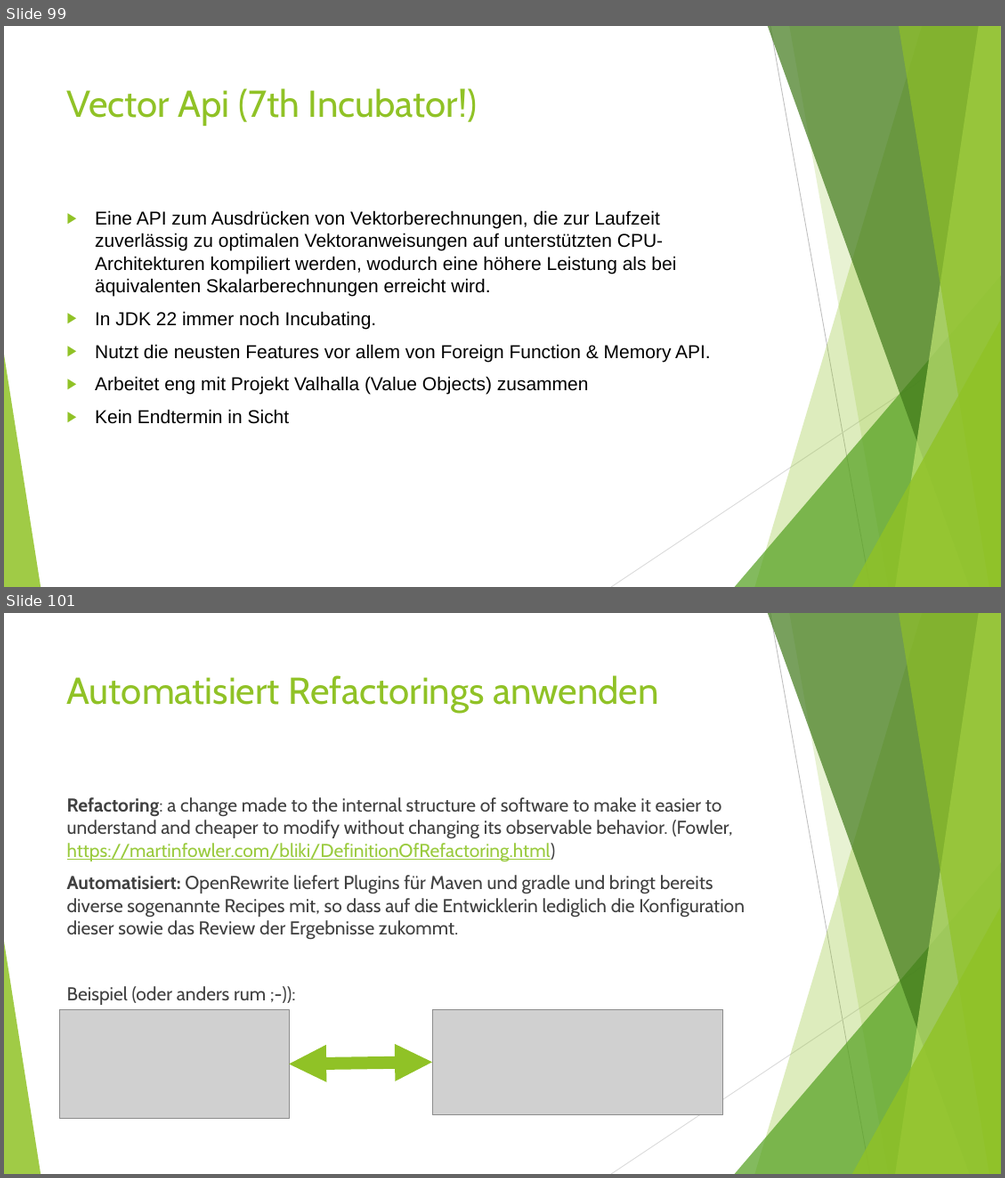
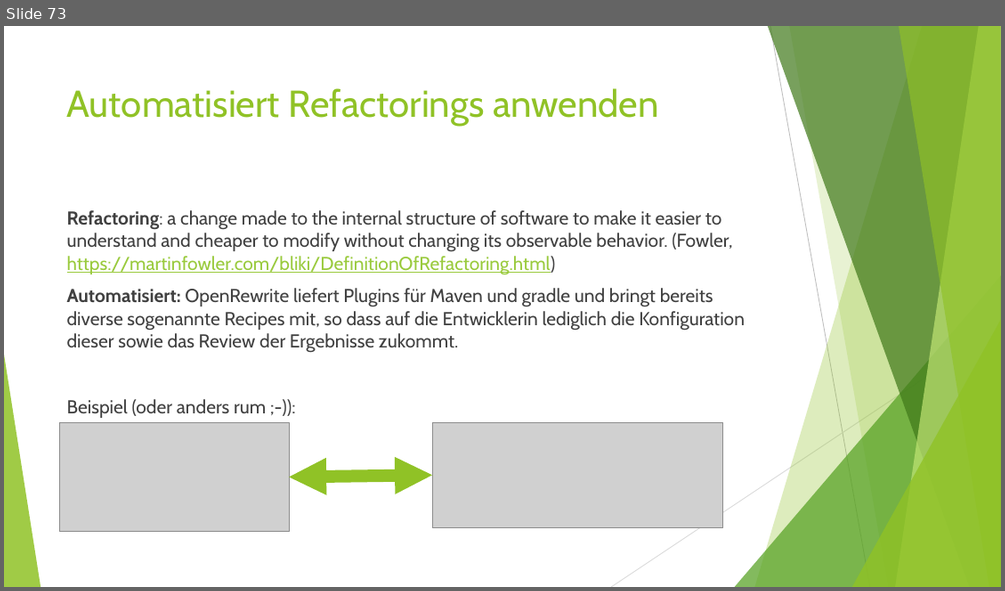
Before and after one commit to MichaelZett/20250210_java_12_17, a slide deck: Neuerungen_Java_12_17.pptx. Shown one above the other, each under a label of ours: slides 99 and 101 before the commit, slide 73 after it; the slides between them are not shown. The pictures are 1005x1178 and 1005x591 pixels, drawn with LibreOffice and Linux fonts; fonts in the diff are those of the drawing; grey boxes stand for pictures. Boxes give left, top, right and bottom in pixels: in the first picture for what was removed or moved away, otherwise in the second. Text is boxed around its words. In the diff, an @@ line names an element or a change of style, - is before the commit and + after.

```diff
--- a/Neuerungen_Java_12_17.pptx
+++ b/Neuerungen_Java_12_17.pptx
@@ slide 99 removed at <box>4,26,1001,587</box>, background #FFFFFF; not listed: 10 template elements that a slide beside it also shows @@
@@ title removed at <box>67,88,477,126</box> @@
-Vector Api (7th Incubator!)
@@ text removed at <box>95,210,711,424</box> @@
-▶ Eine API zum Ausdrücken von Vektorberechnungen, die zur Laufzeit zuverlässig zu optimalen Vektoranweisungen auf unterstützten CPU-Architekturen kompiliert werden, wodurch eine höhere Leistung als bei äquivalenten Skalarberechnungen erreicht wird.
-▶ In JDK 22 immer noch Incubating.
-▶ Nutzt die neusten Features vor allem von Foreign Function & Memory API.
-▶ Arbeitet eng mit Projekt Valhalla (Value Objects) zusammen
-▶ Kein Endtermin in Sicht
@@ what was slide 101 is now slide 73 @@
```
Also in this commit, not shown: 20 slides changed, 27 other slides removed, 7 other files.
